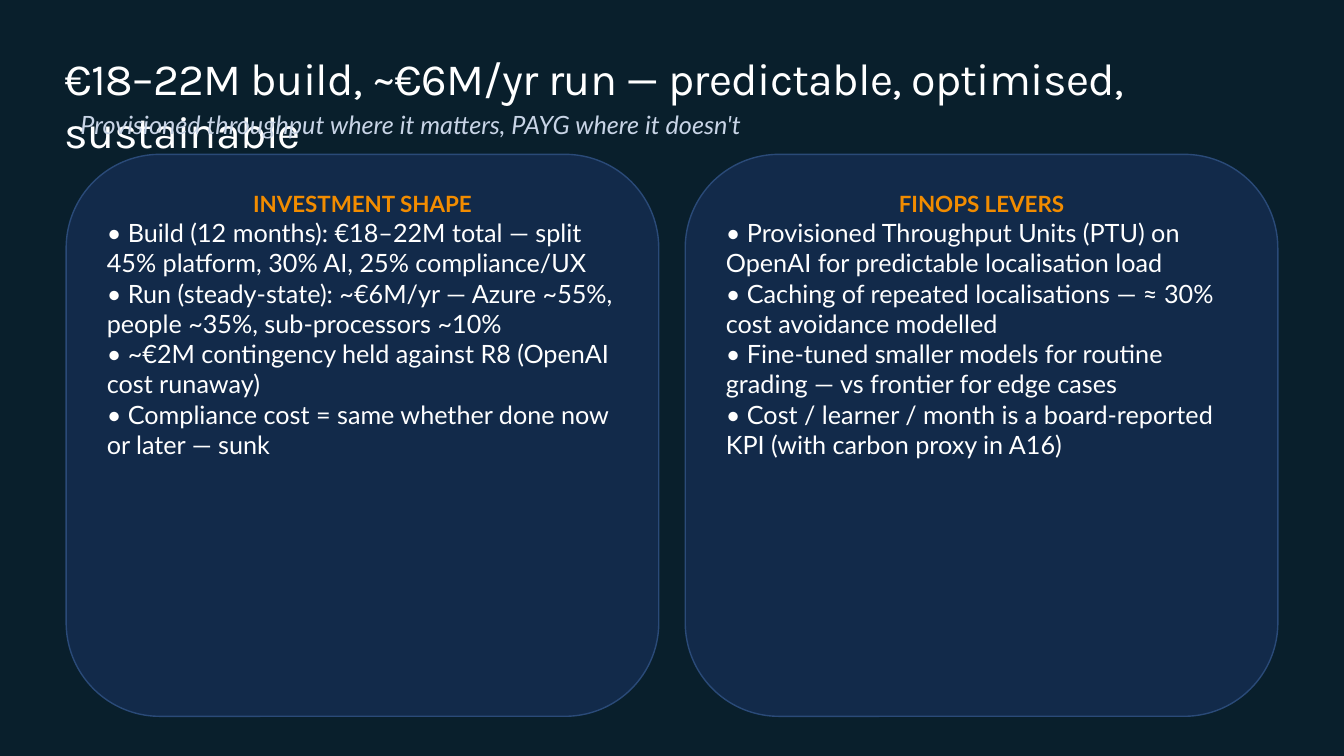
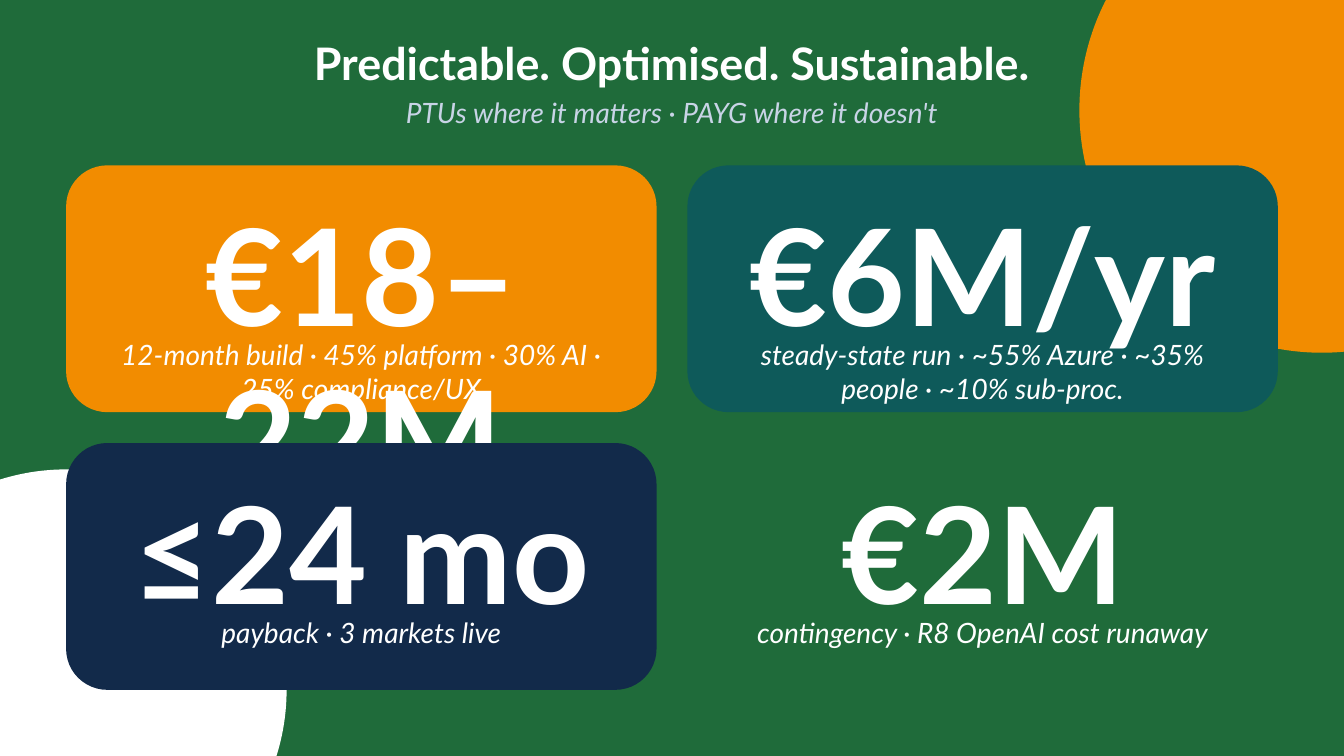
Before and after one commit to EtienneSIG/AMA_Project, a slide deck: slide 18 of Restitution01/build/LearnEU-CXO-Restitution.pptx. Drawn at 1344x756 pixels with LibreOffice and Linux fonts; fonts in the diff are those of the drawing; background and template pictures are left out. Boxes give left, top, right and bottom in pixels: in the first picture for what was removed or moved away, otherwise in the second. Text is boxed around its words. In the diff, an @@ line names an element or a change of style, - is before the commit and + after.

```diff
--- a/Restitution01/build/LearnEU-CXO-Restitution.pptx
+++ b/Restitution01/build/LearnEU-CXO-Restitution.pptx
@@ rectangle added at <box>0,0,1344,756</box>, fill #1F6B3A @@
@@ ellipse added at <box>1080,0,1344,353</box>, fill #F28C00 @@
@@ text at <box>314,46,1029,88</box>: text changed; font Karla to Lato; bold on @@
-€18–22M build, ~€6M/yr run — predictable, optimised, sustainable
+Predictable. Optimised. Sustainable.
@@ text at <box>406,102,938,123</box>: text changed; size 18 to 20 pt @@
-Provisioned throughput where it matters, PAYG where it doesn't
+PTUs where it matters · PAYG where it doesn't
@@ rounded rectangle removed at <box>67,154,659,717</box> @@
-INVESTMENT SHAPE
-• Build (12 months): €18–22M total — split 45% platform, 30% AI, 25% compliance/UX
-• Run (steady-state): ~€6M/yr — Azure ~55%, people ~35%, sub-processors ~10%
-• ~€2M contingency held against R8 (OpenAI cost runaway)
-• Compliance cost = same whether done now or later — sunk
@@ rounded rectangle added at <box>67,165,657,412</box>, fill #F28C00 @@
@@ rounded rectangle removed at <box>686,154,1278,717</box> @@
-FINOPS LEVERS
-• Provisioned Throughput Units (PTU) on OpenAI for predictable localisation load
-• Caching of repeated localisations — ≈ 30% cost avoidance modelled
-• Fine-tuned smaller models for routine grading — vs frontier for edge cases
-• Cost / learner / month is a board-reported KPI (with carbon proxy in A16)
@@ rounded rectangle added at <box>688,165,1278,412</box>, fill #0E5A5A @@
@@ text added at <box>205,227,517,511</box>, 96 pt, text #FFFFFF, bold @@
+€18–22M
@@ text added at <box>749,226,1216,350</box>, 96 pt, text #FFFFFF, bold @@
+€6M/yr
@@ text added at <box>121,344,587,405</box>, 20 pt, text #FFFFFF, italic @@
+12-month build · 45% platform · 30% AI · 25% compliance/UX
@@ text added at <box>761,341,1204,404</box>, 20 pt, text #FFFFFF, italic @@
+steady-state run · ~55% Azure · ~35% people · ~10% sub-proc.
@@ rounded rectangle added at <box>67,444,657,691</box>, fill #122A4A @@
@@ rounded rectangle added at <box>688,444,1278,691</box>, fill #1F6B3A @@
@@ ellipse added at <box>0,470,286,756</box>, fill #FFFFFF @@
@@ text added at <box>133,505,590,628</box>, 96 pt, text #FFFFFF, bold @@
+≤24 mo
@@ text added at <box>841,505,1124,628</box>, 96 pt, text #FFFFFF, bold @@
+€2M
@@ text added at <box>221,622,501,648</box>, 20 pt, text #FFFFFF, italic @@
+payback · 3 markets live
@@ text added at <box>757,622,1207,648</box>, 20 pt, text #FFFFFF, italic @@
+contingency · R8 OpenAI cost runaway
```
Also in this commit, not shown: 6 other slides changed, 6 slides added, 6 slides removed, 13 other files.
